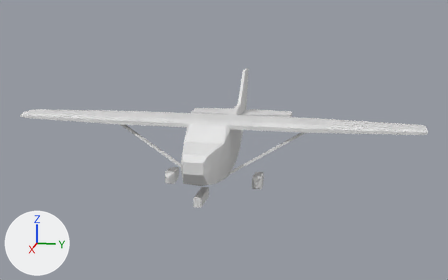
One commit to the Blender file OpenGL_Sandbox/assets/Cessna_172/Cessna_172_v1.blend: the scene before it, then after it.
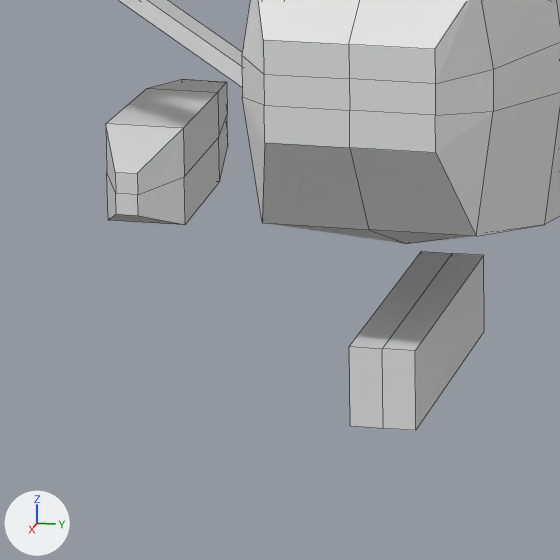
The first picture shows the older version from a 50 mm lens placed at (17.54, 3.5, 4.18), pointed at (-0.11, -0.03, -0.23). The close-ups show both versions on the part from 34% to 49% of the width and 56% to 80% of the height of that picture. Arrows for +X, +Y and +Z are at lower left; the lights stay in place. The close-ups show mesh edges as thin lines.
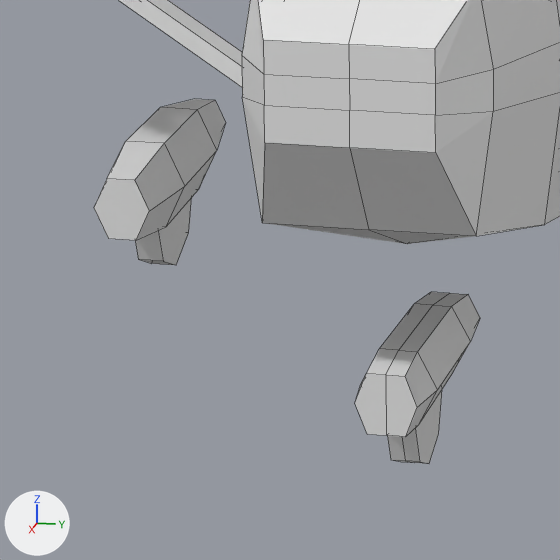
What differs and where, as boxes (x1, y1, x2, y2) in the close-ups (560 x 560 px; the box of a moved part takes in the faces that stretch with it):
'Cube', reshaped
    before: (106, 0, 560, 430)
    after: (94, 0, 560, 464)
part 1 of me_cube, added
    after: (355, 292, 480, 437)
part 2 of me_cube, added
    after: (388, 390, 442, 464)
part 3 of me_cube, moved or reshaped
    before: (106, 79, 483, 430)
    after: (94, 99, 226, 265)

The edits, one by one:
me_cube is used by ob_cube; location (0.0, 0.0, 0.0); scale (4.14, 1.27, 1.36).
me_cube had 196 vertices, 170 faces and spanned x -1.0..0.91, y -4.34..0.0, z -0.82..1.05.
me_cube now has 234 vertices, 190 faces and spans x -1.0..0.91, y -4.34..0.0, z -0.99..1.05.
me_cube part 1: a new loose piece of 20 vertices spanning x 0.62..0.82, y -0.09..0.0, z -0.85..-0.69, in mat_material (white #e7e7e7).
me_cube part 2: a new loose piece of 16 vertices spanning x 0.69..0.77, y -0.03..0.0, z -0.99..-0.74, in mat_material (white #e7e7e7).
Part 3, on me_cube:
26 vertices are removed from x 0.19..0.45, y -1.07..-0.86, z -0.82..-0.58.
33 faces are deleted.
12 vertices move from x 0.4..0.82, y -0.93..0.0, z -0.82..-0.58 to x 0.2..0.44, y -1.04..-0.95, z -0.94..-0.67.
28 vertices are added at x 0.2..0.44, y -1.09..-0.88, z -0.99..-0.64.
30 new faces join them.
